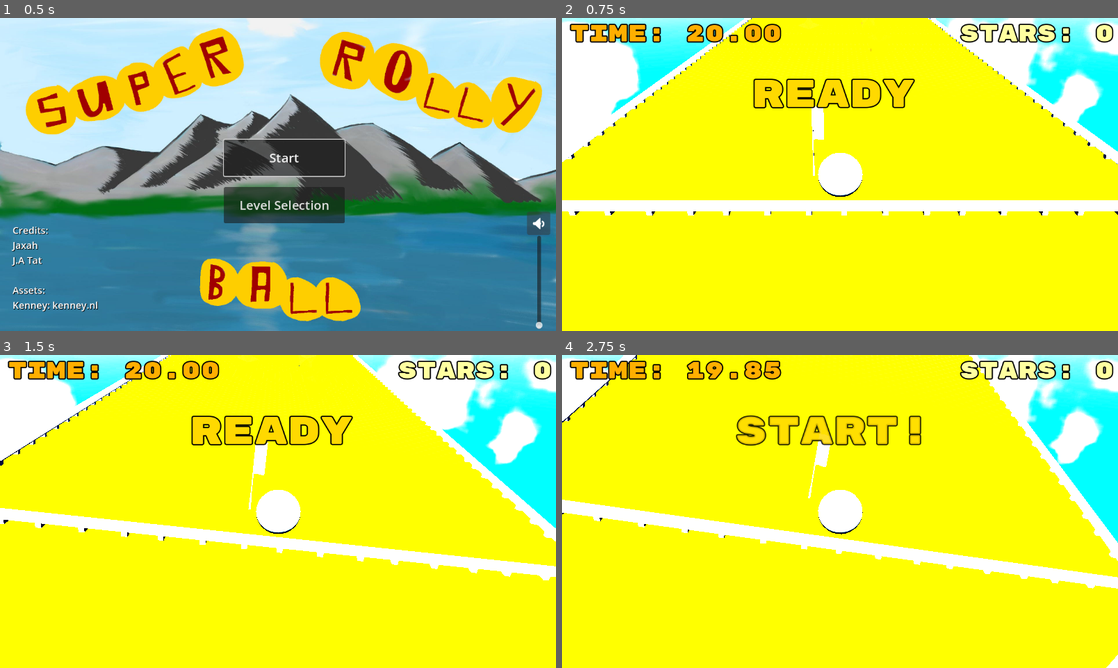
Above: before the commit, frames 1-4 (two rows, left to right).
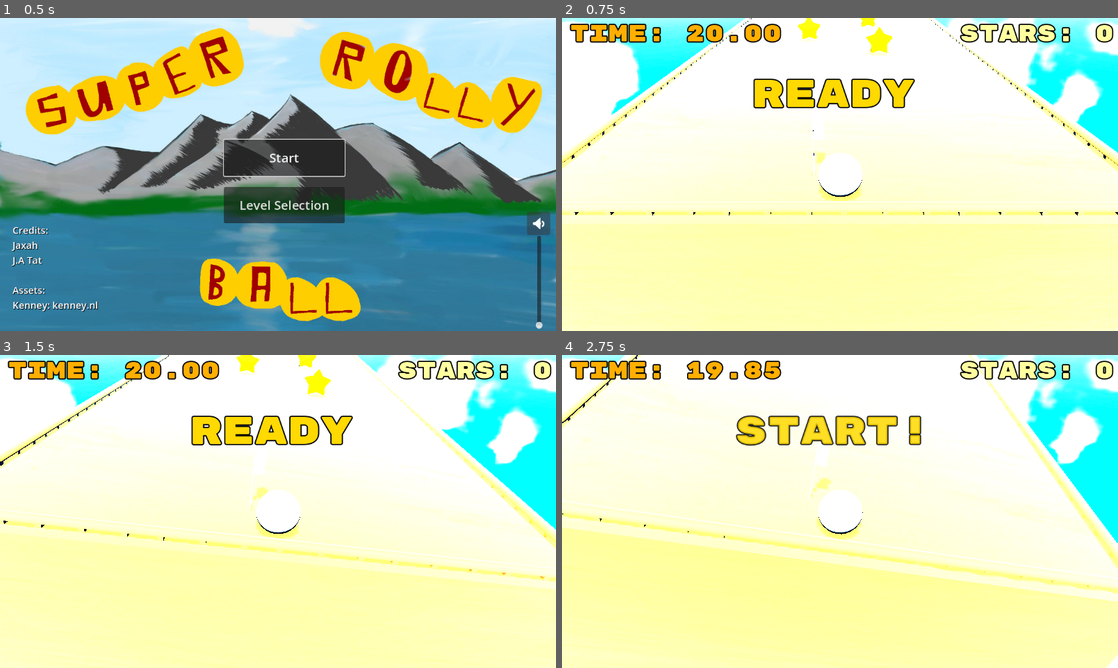
Above: after the commit, the same moments.

Repository: fozzedout/Super-Rolly-Ball
Game: Godot game, scene res://Scenes/MainMenu.tscn
Same seed, same stepped clock (60 frames per second), same inputs: the game is played once before the commit and once after it.
Inputs:
- Up to frame 1 (0.5 s): no input
- Up to frame 2 (0.75 s): click "Start" at 0.5 s
- Up to frame 3 (1.5 s): tap Enter at 1.25 s; hold D (Move_Right) from 1.28 s (still down)
- Up to frame 4 (2.75 s): tap Space at 2 s; release D (Move_Right) at 2.03 s; hold S (Move_Down) from 2.03 s (still down)

Frame 1 is identical in both runs. In frame 2, 81% of the frame differs, in the area x 0-100%, y 0-100%; in frame 3, 80%; in frame 4, 87%.

Commit message:
Fixes to 1,2,3
s

Diff:
--- a/Assets-Scenes/railing.tscn
+++ b/Assets-Scenes/railing.tscn
@@ -1,15 +1,15 @@
 [gd_scene load_steps=3 format=3 uid="uid://dbgfrc1dy6qkh"]
 
-[ext_resource type="PackedScene" uid="uid://cknfptwfiw5k" path="res://Assets/rail-high.glb" id="1_bp3yn"]
+[ext_resource type="PackedScene" uid="uid://drob57mi4pom" path="res://TatScenes/RailingWood.tscn" id="1_m4u8j"]
 
 [sub_resource type="BoxShape3D" id="BoxShape3D_fm31l"]
 size = Vector3(0.120117, 0.456787, 1)
 
 [node name="Railing" type="StaticBody3D"]
 
-[node name="rail-high2" parent="." instance=ExtResource("1_bp3yn")]
-transform = Transform3D(1, 0, 0, 0, 1, 0, 0, 0, 1, 0, -0.191, 0)
-
 [node name="CollisionShape3D" type="CollisionShape3D" parent="."]
 transform = Transform3D(1, 0, 0, 0, 1, 0, 0, 0, 1, -0.00537109, 0.02771, 0)
 shape = SubResource("BoxShape3D_fm31l")
+
+[node name="rail-high2" parent="." instance=ExtResource("1_m4u8j")]
+transform = Transform3D(1, 0, 0, 0, 1, 0, 0, 0, 1, 2.08165e-12, -0.2, 2.08165e-12)
--- a/Levels/Level01.tscn
+++ b/Levels/Level01.tscn
@@ -3,8 +3,8 @@
 [ext_resource type="Script" path="res://level.gd" id="1_hcc8s"]
 [ext_resource type="PackedScene" uid="uid://d01bknlxvp10s" path="res://TatScenes/skybox.tscn" id="2_4vemo"]
 [ext_resource type="PackedScene" uid="uid://dkdvg1uw6o3tv" path="res://Assets-Scenes/ball.tscn" id="2_5v74f"]
-[ext_resource type="Texture2D" uid="uid://da1ipk5rpfqib" path="res://Assets/checker.png" id="2_pn3o3"]
 [ext_resource type="PackedScene" uid="uid://dugtji6l40t6b" path="res://Assets-Scenes/donut.tscn" id="4_m4o4t"]
+[ext_resource type="Texture2D" uid="uid://bddov3xqvd1os" path="res://Assets/TatModels/RegularParts(Converted)/8x8_wood1.png" id="4_sbtec"]
 [ext_resource type="PackedScene" uid="uid://tkwvwr6l4ipo" path="res://TatScenes/Portal/portal.tscn" id="5_rx5en"]
 [ext_resource type="PackedScene" uid="uid://dkv4lecmp48d6" path="res://Assets/flagGreen.glb" id="6_lirog"]
 [ext_resource type="PackedScene" uid="uid://dbgfrc1dy6qkh" path="res://Assets-Scenes/railing.tscn" id="7_sobm3"]
@@ -25,10 +25,8 @@
 [sub_resource type="BoxMesh" id="BoxMesh_guqmc"]
 size = Vector3(30, 10, 100)
 
-[sub_resource type="StandardMaterial3D" id="StandardMaterial3D_cu0h4"]
-albedo_texture = ExtResource("2_pn3o3")
-uv1_triplanar = true
-uv2_triplanar = true
+[sub_resource type="StandardMaterial3D" id="StandardMaterial3D_mu226"]
+albedo_texture = ExtResource("4_sbtec")
 
 [sub_resource type="BoxShape3D" id="BoxShape3D_tm63d"]
 size = Vector3(1000, 1, 1000)
@@ -97,7 +95,7 @@
 
 [node name="MeshInstance3D" type="MeshInstance3D" parent="Ground"]
 mesh = SubResource("BoxMesh_guqmc")
-surface_material_override/0 = SubResource("StandardMaterial3D_cu0h4")
+surface_material_override/0 = SubResource("StandardMaterial3D_mu226")
 
 [node name="flagGreen" parent="Ground" instance=ExtResource("6_lirog")]
 transform = Transform3D(3, 0, 0, 0, 3, 0, 0, 0, 3, -0.324834, 5, 47.4969)
--- a/Levels/Level02.tscn
+++ b/Levels/Level02.tscn
@@ -1,14 +1,14 @@
-[gd_scene load_steps=31 format=3 uid="uid://d2e78wma2tsq0"]
+[gd_scene load_steps=27 format=3 uid="uid://d2e78wma2tsq0"]
 
 [ext_resource type="Script" path="res://level.gd" id="1_5d8c1"]
-[ext_resource type="Texture2D" uid="uid://da1ipk5rpfqib" path="res://Assets/checker.png" id="1_c20hp"]
 [ext_resource type="PackedScene" uid="uid://d01bknlxvp10s" path="res://TatScenes/skybox.tscn" id="2_efqvo"]
-[ext_resource type="Texture2D" uid="uid://6u5pehsvujx6" path="res://Assets/goal.png" id="2_i4kii"]
 [ext_resource type="PackedScene" uid="uid://dkdvg1uw6o3tv" path="res://Assets-Scenes/ball.tscn" id="2_rns3p"]
+[ext_resource type="Texture2D" uid="uid://bddov3xqvd1os" path="res://Assets/TatModels/RegularParts(Converted)/8x8_wood1.png" id="4_4uogi"]
 [ext_resource type="PackedScene" uid="uid://dkv4lecmp48d6" path="res://Assets/flagGreen.glb" id="5_aofnd"]
 [ext_resource type="PackedScene" uid="uid://dugtji6l40t6b" path="res://Assets-Scenes/donut.tscn" id="6_g065k"]
 [ext_resource type="PackedScene" uid="uid://dbgfrc1dy6qkh" path="res://Assets-Scenes/railing.tscn" id="7_p56t5"]
 [ext_resource type="AudioStream" uid="uid://xq51s74o5iw8" path="res://Assets/Flowing Rocks.ogg" id="8_228wm"]
+[ext_resource type="PackedScene" uid="uid://tkwvwr6l4ipo" path="res://TatScenes/Portal/portal.tscn" id="8_sxars"]
 [ext_resource type="FontFile" uid="uid://jk53t7iv2q4s" path="res://Assets/RubikMonoOne-Regular.ttf" id="10_o4a1o"]
 [ext_resource type="AudioStream" uid="uid://bnw1rj5dtwdal" path="res://Assets/powerup.wav" id="11_j6b47"]
 [ext_resource type="Script" path="res://globals.gd" id="11_jx6vc"]
@@ -26,7 +26,7 @@
 size = Vector3(30, 10, 100)
 
 [sub_resource type="StandardMaterial3D" id="StandardMaterial3D_kujuy"]
-albedo_texture = ExtResource("1_c20hp")
+albedo_texture = ExtResource("4_4uogi")
 uv1_triplanar = true
 uv2_triplanar = true
 
@@ -35,26 +35,6 @@
 
 [sub_resource type="BoxMesh" id="BoxMesh_fs4nh"]
 size = Vector3(60, 10, 30)
-
-[sub_resource type="StandardMaterial3D" id="StandardMaterial3D_kg05q"]
-albedo_texture = ExtResource("1_c20hp")
-uv1_triplanar = true
-uv2_triplanar = true
-
-[sub_resource type="BoxShape3D" id="BoxShape3D_r2377"]
-size = Vector3(10, 10, 0.1)
-
-[sub_resource type="StandardMaterial3D" id="StandardMaterial3D_33o7j"]
-vertex_color_use_as_albedo = true
-albedo_texture = ExtResource("2_i4kii")
-emission_enabled = true
-emission = Color(0.366595, 0.366595, 0.366595, 1)
-emission_on_uv2 = true
-uv1_offset = Vector3(0.35, 0.3, 0)
-
-[sub_resource type="BoxMesh" id="BoxMesh_2jkxb"]
-material = SubResource("StandardMaterial3D_33o7j")
-size = Vector3(10, 10, 0.1)
 
 [sub_resource type="BoxShape3D" id="BoxShape3D_kwnik"]
 size = Vector3(1000, 1, 1000)
@@ -137,20 +117,11 @@
 
 [node name="MeshInstance3D" type="MeshInstance3D" parent="Ground/GroundArea2"]
 mesh = SubResource("BoxMesh_fs4nh")
-surface_material_override/0 = SubResource("StandardMaterial3D_kg05q")
+surface_material_override/0 = SubResource("StandardMaterial3D_kujuy")
 
 [node name="flagGreen" parent="Ground" instance=ExtResource("5_aofnd")]
 transform = Transform3D(3, 0, 0, 0, 3, 0, 0, 0, 3, 0.064414, -0.0495601, 46.922)
 
-[node name="Goal" type="Area3D" parent="Ground"]
-transform = Transform3D(-4.37114e-08, 0, -1, 0, 1, 0, 1, 0, -4.37114e-08, 64.4212, 2.79244, -35.5749)
-
-[node name="CollisionShape3D" type="CollisionShape3D" parent="Ground/Goal"]
-shape = SubResource("BoxShape3D_r2377")
-
-[node name="MeshInstance3D" type="MeshInstance3D" parent="Ground/Goal"]
-mesh = SubResource("BoxMesh_2jkxb")
-
 [node name="MurderDeathKill" type="Area3D" parent="Ground"]
 transform = Transform3D(1, 0, 0, 0, 1, 0, 0, 0, 1, 0, -25, 0)
 
@@ -399,6 +370,9 @@
 
 [node name="Railing76" parent="Ground/Fences" instance=ExtResource("7_p56t5")]
 transform = Transform3D(-2.18557e-07, 0, 5, 0, 5, 0, -5, 0, -2.18557e-07, 52.2927, 1.26594, -20.8221)
+
+[node name="Goal" parent="Ground" instance=ExtResource("8_sxars")]
+transform = Transform3D(-1.31134e-07, 1.04636e-15, 3, 1.04636e-15, 3, -1.04636e-15, -3, 1.04636e-15, -1.31134e-07, 68.892, -1.31138, -32.0861)
 
 [node name="TimerReload" type="Timer" parent="."]
 wait_time = 2.0
--- a/Levels/Level03.tscn
+++ b/Levels/Level03.tscn
@@ -3,7 +3,7 @@
 [ext_resource type="Script" path="res://level.gd" id="1_vl8h5"]
 [ext_resource type="PackedScene" uid="uid://dkdvg1uw6o3tv" path="res://Assets-Scenes/ball.tscn" id="2_dt73r"]
 [ext_resource type="PackedScene" uid="uid://d01bknlxvp10s" path="res://TatScenes/skybox.tscn" id="2_u53t4"]
-[ext_resource type="Texture2D" uid="uid://da1ipk5rpfqib" path="res://Assets/checker.png" id="3_l0n4d"]
+[ext_resource type="Texture2D" uid="uid://bddov3xqvd1os" path="res://Assets/TatModels/RegularParts(Converted)/8x8_wood1.png" id="4_38gqf"]
 [ext_resource type="PackedScene" uid="uid://dkv4lecmp48d6" path="res://Assets/flagGreen.glb" id="4_c5f71"]
 [ext_resource type="PackedScene" uid="uid://tkwvwr6l4ipo" path="res://TatScenes/Portal/portal.tscn" id="5_ljx4h"]
 [ext_resource type="PackedScene" uid="uid://dugtji6l40t6b" path="res://Assets-Scenes/donut.tscn" id="6_06jh5"]
@@ -17,6 +17,7 @@
 [ext_resource type="AudioStream" uid="uid://cmcp8switxcqt" path="res://Assets/time up.ogg" id="16_45u2a"]
 [ext_resource type="AudioStream" uid="uid://ismtxgupemn8" path="res://Assets/perfect.ogg" id="17_cv7nw"]
 [ext_resource type="AudioStream" uid="uid://oripf5yxu22q" path="res://Assets/goal.ogg" id="18_25wpp"]
+[ext_resource type="PackedScene" uid="uid://cgfh5dx7qcmys" path="res://TatScenes/Blocks/RegularPieces/1x1.tscn" id="18_e3w4k"]
 
 [sub_resource type="BoxShape3D" id="BoxShape3D_c6pdw"]
 size = Vector3(30, 10, 100)
@@ -25,7 +26,7 @@
 size = Vector3(30, 10, 100)
 
 [sub_resource type="StandardMaterial3D" id="StandardMaterial3D_cu0h4"]
-albedo_texture = ExtResource("3_l0n4d")
+albedo_texture = ExtResource("4_38gqf")
 uv1_triplanar = true
 uv2_triplanar = true
 
@@ -35,21 +36,11 @@
 [sub_resource type="BoxMesh" id="BoxMesh_8si8j"]
 size = Vector3(30, 10, 58)
 
-[sub_resource type="StandardMaterial3D" id="StandardMaterial3D_ui40e"]
-albedo_texture = ExtResource("3_l0n4d")
-uv1_triplanar = true
-uv2_triplanar = true
-
 [sub_resource type="BoxShape3D" id="BoxShape3D_2kh8r"]
 size = Vector3(30, 10, 100)
 
 [sub_resource type="BoxMesh" id="BoxMesh_uqkke"]
 size = Vector3(30, 10, 100)
-
-[sub_resource type="StandardMaterial3D" id="StandardMaterial3D_meg6i"]
-albedo_texture = ExtResource("3_l0n4d")
-uv1_triplanar = true
-uv2_triplanar = true
 
 [sub_resource type="BoxShape3D" id="BoxShape3D_tm63d"]
 size = Vector3(1000, 1, 1000)
@@ -86,6 +77,13 @@
 "FadeStart": SubResource("Animation_x8fa6")
 }
 
+[sub_resource type="Curve3D" id="Curve3D_4e5mj"]
+_data = {
+"points": PackedVector3Array(0, 0, 0, 0, 0, 0, 6.82247, 13.2583, -4.35517, 0, 0, 0, 0, 0, 0, 0.0158348, 0.0398536, -0.0175514, 0, 0, 0, 0, 0, 0, 0.994253, 12.1321, -9.01938, 0, 0, 0, 0, 0, 0, 4.7014, 12.6182, -7.60915, 0, 0, 0, 0, 0, 0, 6.82247, 13.2583, -4.35517),
+"tilts": PackedFloat32Array(0, 0, 0, 0, 0)
+}
+point_count = 5
+
 [node name="Level" type="Node3D"]
 script = ExtResource("1_vl8h5")
 metadata/Level = "Level03"
@@ -134,7 +132,7 @@
 [node name="MeshInstance3D" type="MeshInstance3D" parent="Ground/Areas/Area2"]
 transform = Transform3D(1, 0, 0, 0, 1, 0, 0, 0, 1, 0, 0, 22)
 mesh = SubResource("BoxMesh_8si8j")
-surface_material_override/0 = SubResource("StandardMaterial3D_ui40e")
+surface_material_override/0 = SubResource("StandardMaterial3D_cu0h4")
 
 [node name="Area3" type="StaticBody3D" parent="Ground/Areas"]
 transform = Transform3D(-4.37114e-08, 0, 1, 0, 1, 0, -1, 0, -4.37114e-08, 9, 0, -39)
@@ -145,7 +143,7 @@
 
 [node name="MeshInstance3D" type="MeshInstance3D" parent="Ground/Areas/Area3"]
 mesh = SubResource("BoxMesh_uqkke")
-surface_material_override/0 = SubResource("StandardMaterial3D_meg6i")
+surface_material_override/0 = SubResource("StandardMaterial3D_cu0h4")
 
 [node name="flagGreen" parent="Ground" instance=ExtResource("4_c5f71")]
 transform = Transform3D(3, 0, 0, 0, 3, 0, 0, 0, 3, -0.324834, 5, 47.4969)
@@ -353,6 +351,15 @@
 [node name="Goal" type="AudioStreamPlayer" parent="Audio"]
 stream = ExtResource("18_25wpp")
 
+[node name="Path3D" type="Path3D" parent="."]
+transform = Transform3D(1, 0, 0, 0, 1, 0, 0, 0, 1, 8.35016, -0.422924, 30.9586)
+curve = SubResource("Curve3D_4e5mj")
+
+[node name="PathFollow3D" type="PathFollow3D" parent="Path3D"]
+transform = Transform3D(-0.537415, -0.719749, 0.439483, 2.98023e-08, 0.521136, 0.853472, -0.843318, 0.45867, -0.280066, 6.82247, 13.2583, -4.35517)
+
+[node name="1x1" parent="Path3D/PathFollow3D" instance=ExtResource("18_e3w4k")]
+
 [connection signal="area_entered" from="Ball/Area3D" to="." method="_on_area_3d_area_entered"]
 [connection signal="body_entered" from="Ground/Goal" to="." method="_on_goal_body_entered"]
 [connection signal="body_entered" from="Ground/MurderDeathKill" to="." method="_on_murder_death_kill_body_entered"]
@@ -362,3 +369,4 @@
 [connection signal="pressed" from="GoalScreen/btnMainMenu" to="GoalScreen/btnMainMenu" method="_on_pressed" binds= ["res://Scenes/MainMenu.tscn"]]
 
 [editable path="Ball"]
+[editable path="Path3D/PathFollow3D/1x1"]
--- /dev/null
+++ b/TatScenes/RailingWood.tscn
@@ -0,0 +1,12 @@
+[gd_scene load_steps=4 format=3 uid="uid://drob57mi4pom"]
+
+[ext_resource type="PackedScene" uid="uid://cknfptwfiw5k" path="res://Assets/rail-high.glb" id="1_iq12x"]
+[ext_resource type="Texture2D" uid="uid://b00dl06e0burs" path="res://Assets/TatModels/RegularParts(Converted)/1x2_wood1.png" id="2_6758w"]
+
+[sub_resource type="StandardMaterial3D" id="StandardMaterial3D_rqcup"]
+albedo_texture = ExtResource("2_6758w")
+
+[node name="rail-high2" instance=ExtResource("1_iq12x")]
+
+[node name="rail-high" parent="." index="0"]
+surface_material_override/0 = SubResource("StandardMaterial3D_rqcup")
Not shown: 1 places in Levels/Level02.tscn that only renumber resources
